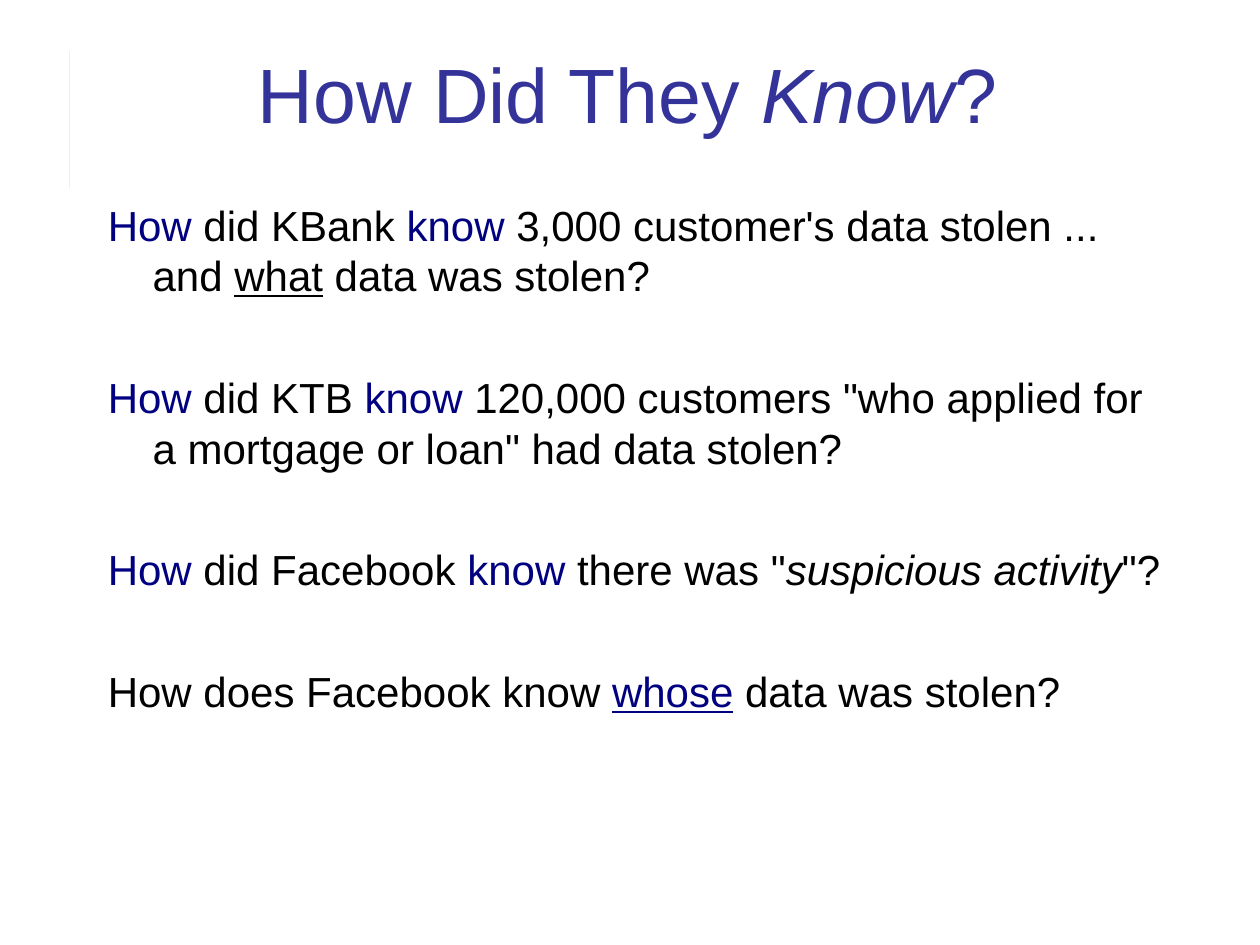
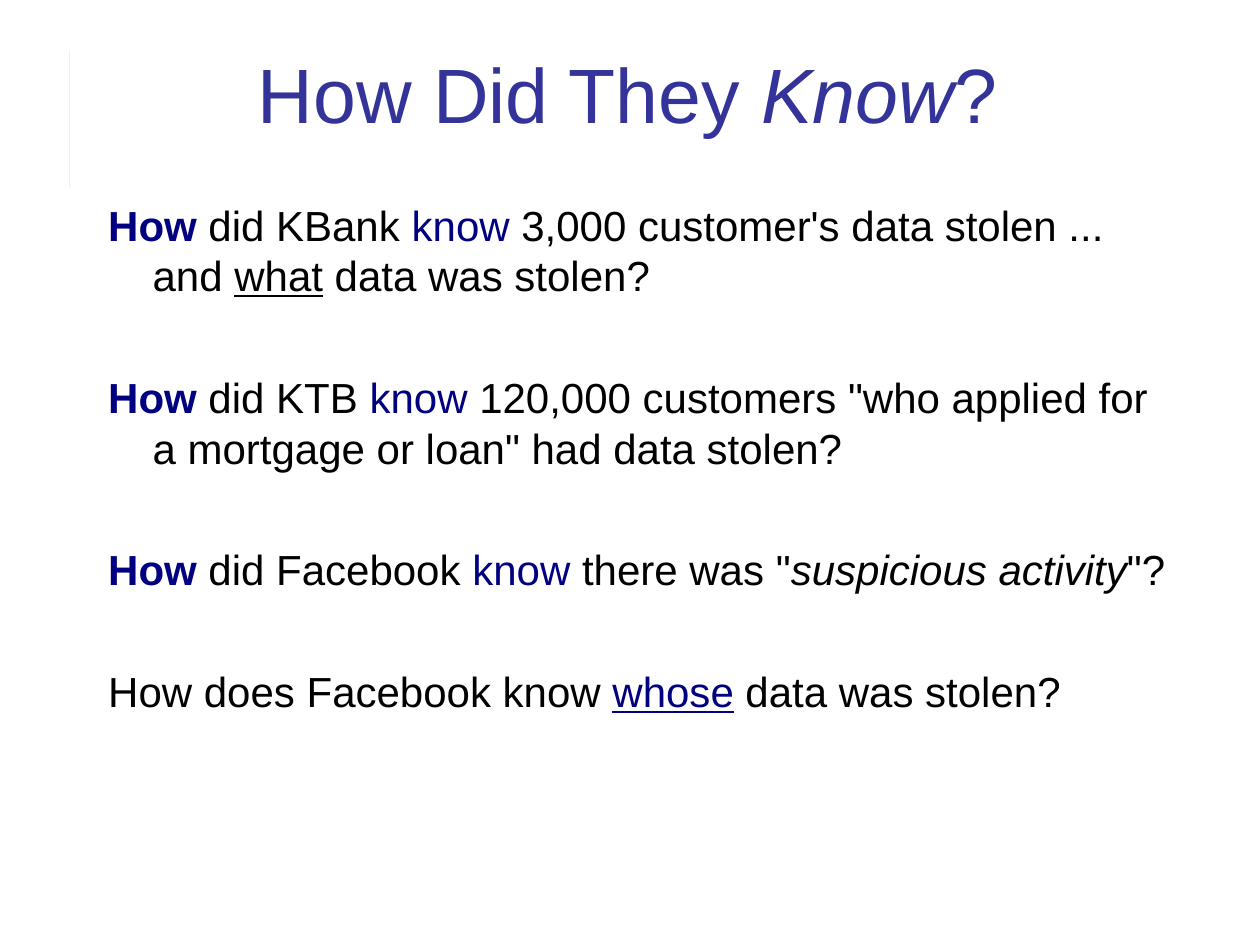
Before and after one commit to cpske/ISP, a slide deck: slide 6 of logging/Logging.ppt. Drawn at 1260x945 pixels with LibreOffice and Linux fonts; fonts in the diff are those of the drawing. Boxes give left, top, right and bottom in pixels: in the first picture for what was removed or moved away, otherwise in the second. Text is boxed around its words. In the diff, an @@ line names an element or a change of style, - is before the commit and + after.

```diff
--- a/logging/Logging.ppt
+++ b/logging/Logging.ppt
@@ text "How did KBank know 3,000 ..." at (108, 210, 1166, 713): bold on in "How", "How", "How"; indent changed @@
```
Also in this commit, not shown: 18 other slides changed, 2 slides added, 4 other files.
